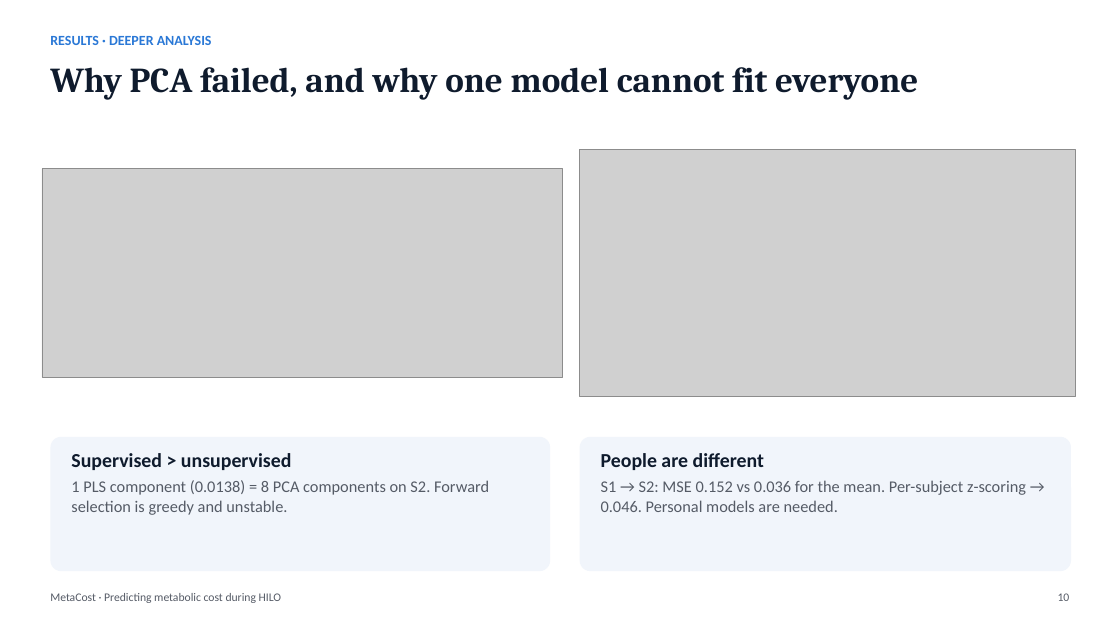
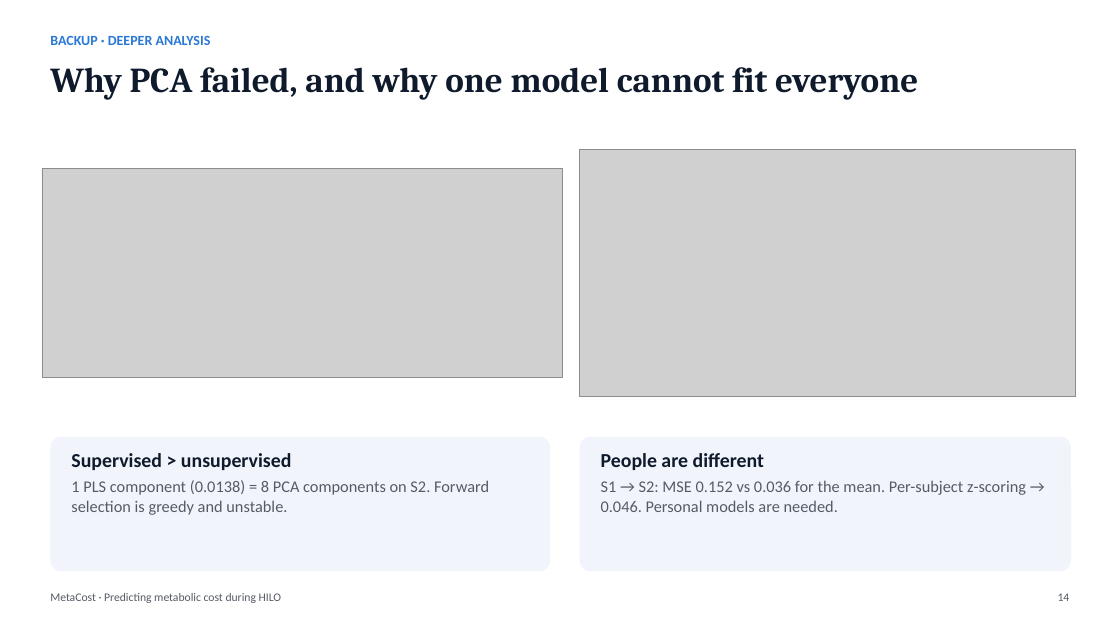
Before and after one commit to Mukilskanda/Predicting-Metabolic-Cost-During-Human-in-the-Loop-Optimisation, a slide deck: slide 14 of docs/MetaCost_Presentation.pptx (slide 10 before the commit). Drawn at 1120x630 pixels with LibreOffice and Linux fonts; fonts in the diff are those of the drawing; grey boxes stand for pictures. Boxes give left, top, right and bottom in pixels: in the first picture for what was removed or moved away, otherwise in the second. Text is boxed around its words. In the diff, an @@ line names an element or a change of style, - is before the commit and + after.

```diff
--- a/docs/MetaCost_Presentation.pptx
+++ b/docs/MetaCost_Presentation.pptx
@@ text at (50,36,211,45): text changed @@
-RESULTS · DEEPER ANALYSIS
+BACKUP · DEEPER ANALYSIS
@@ text at (1058,593,1070,601): text changed @@
-10
+14
```
Also in this commit, not shown: 8 other slides changed, 7 other files.
